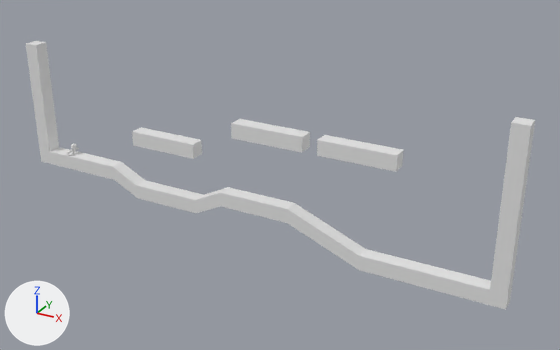
One commit to the glTF model assets/models/models.glb: the scene before it, then after it.
One viewpoint serves both versions: a 50 mm lens placed at (38.7, -39.1, 21.5), pointed at (16.8, 0.8, 1.6). The axes (+X, +Y, +Z) are drawn at lower left. The lights are the same throughout.

Names of what the first picture shows: 'Map', 'Player'.
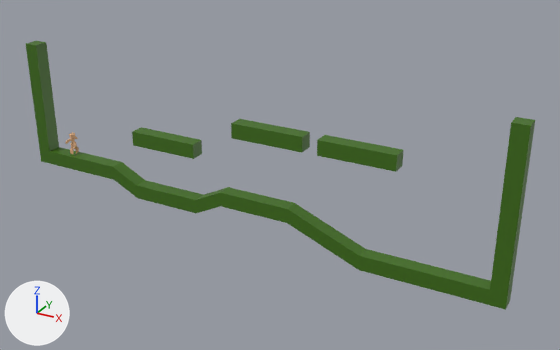
Boxes [x1, y1, x2, y2] around the edits, measured in the pictures (560 x 350 px):
'Map', recoloured (grey to green)
    both: [26, 41, 535, 310]
'Player', moved
    before: [67, 143, 79, 155]
    after: [65, 132, 79, 155]

Diff of the bpy script that builds the scene:
```diff
--- a/assets/models/models.glb.py
+++ b/assets/models/models.glb.py
@@ mat_terrainmaterial @@
+mat_terrainmaterial = principled_material('TerrainMaterial')
+mat_terrainmaterial.base_color = (0.0493, 0.156, 0.00543)  # dark green #3f6e11
@@ me_map @@
 me_map.from_pydata(...)  # 76 vertices, 136 faces; spans x -3.0..32.0, y -0.5..0.5, z -3.0..8.0
+me_map.materials.append(mat_terrainmaterial)  # dark green #3f6e11
@@ ob_player @@
 ob_player = bpy.data.objects.new('Player', me_player)
-ob_player.location = (0.0, 0.0, 0.0)
+ob_player.location = (0.0, 0.0, 0.85)
```
